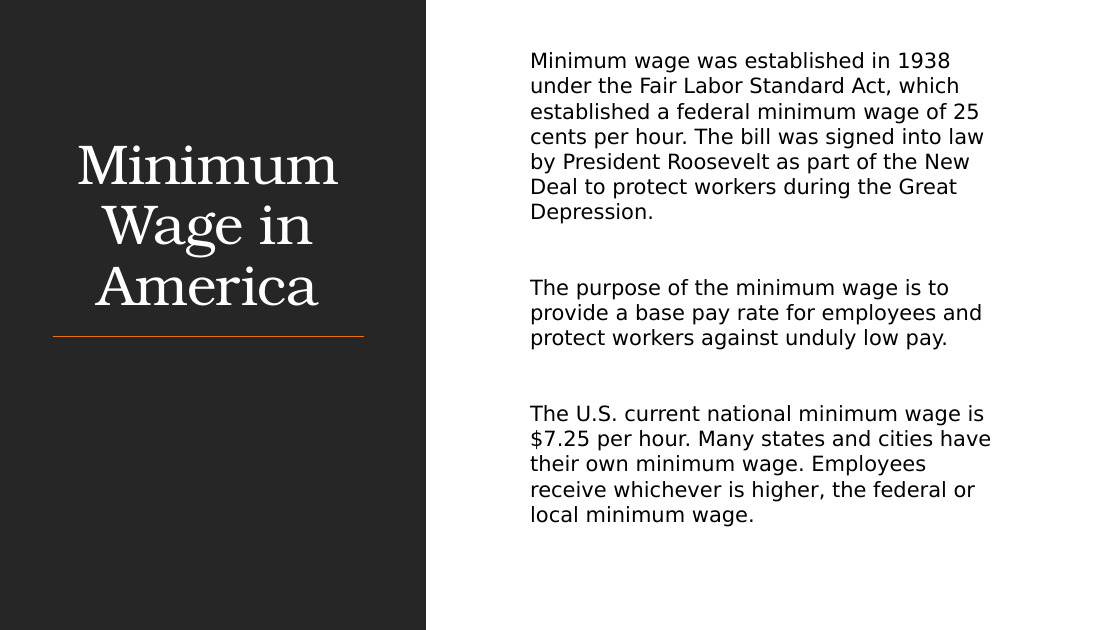
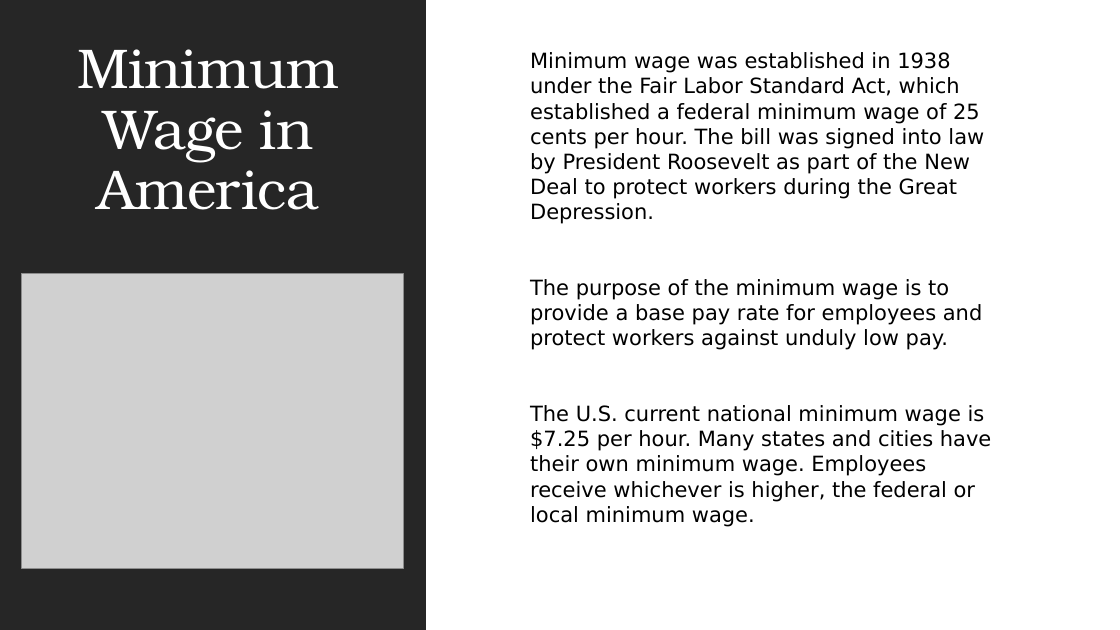
Before and after one commit to devindubin/ProjectOne, a slide deck: slide 2 of Project Presentation.pptx (slide 3 before the commit). Drawn at 1120x630 pixels with LibreOffice and Linux fonts; fonts in the diff are those of the drawing; grey boxes stand for pictures. Boxes give left, top, right and bottom in pixels: in the first picture for what was removed or moved away, otherwise in the second. Text is boxed around its words. In the diff, an @@ line names an element or a change of style, - is before the commit and + after.

Commit message:
presentation

```diff
--- a/Project Presentation.pptx
+++ b/Project Presentation.pptx
@@ title "Minimum Wage in America": place and size @@
-title "Minimum Wage in America" at (77,145,339,306)
+title "Minimum Wage in America" at (77,49,339,210)
@@ picture added at (22,274,404,569) @@
@@ line removed from (53, 337) to (364, 337) @@
```
Also in this commit, not shown: 5 slides added, 1 slide removed.
